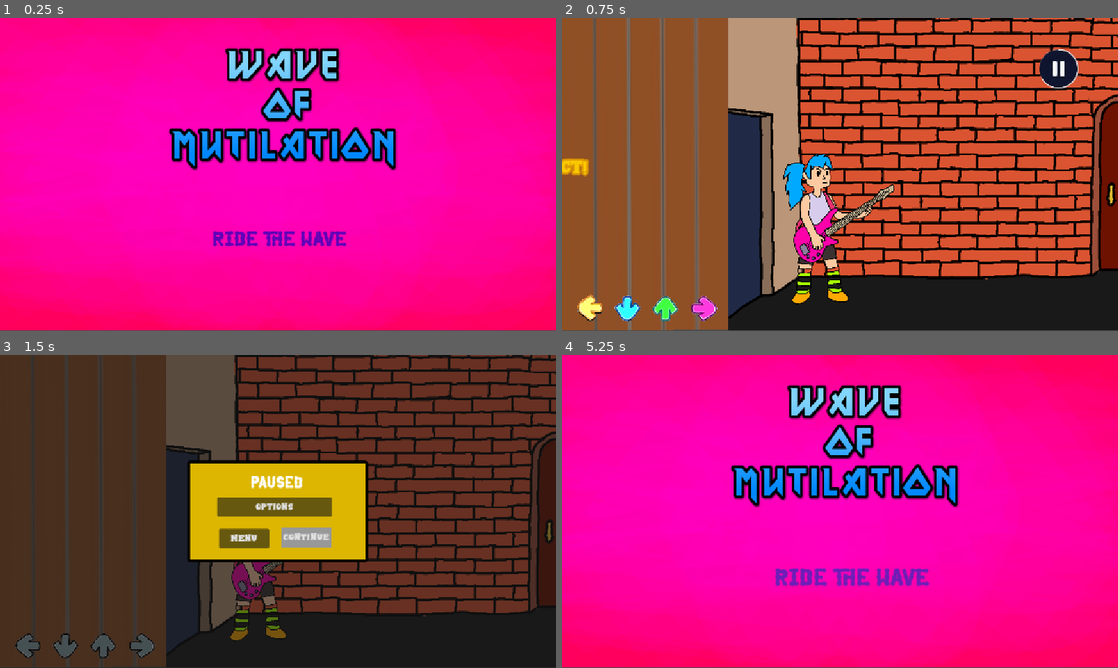
Above: before the commit, frames 1-4 (two rows, left to right).
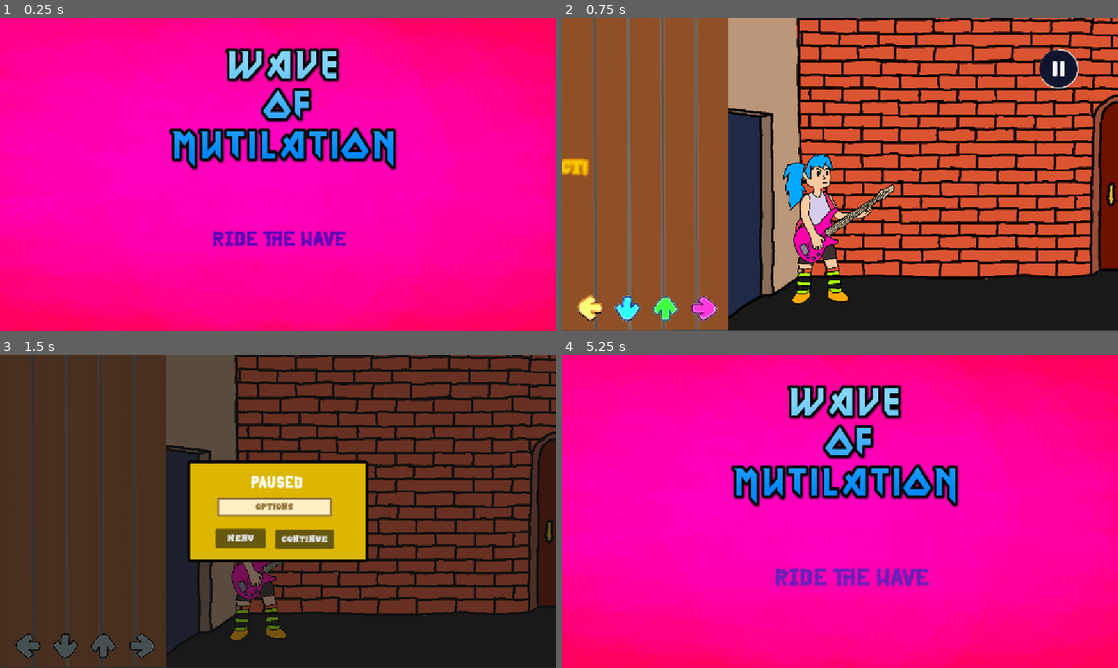
Above: after the commit, the same moments.

Repository: sofiamatosg/Wave-of-Mutilation
Game: Godot game, scene res://levels/main.tscn
Same seed, same stepped clock (60 frames per second), same inputs: the game is played once before the commit and once after it.
Inputs (mouse positions are in pixels of both pictures, inside the frame that each line leads up to):
- Up to frame 1 (0.25 s): no input
- Up to frame 2 (0.75 s): click "Ride the wave" at 0.5 s
- Up to frame 3 (1.5 s): click (500, 405) at 1.25 s
- Up to frame 4 (5.25 s): click "Menu" at 2 s; tap Enter at 2.75, 4.25 s; move the mouse to (962, 495) at 2.77 s; hold F (button_right) 2.78-3.53 s; tap Space at 3.5, 5 s; move the mouse to (728, 527) at 3.52 s; hold S (button_down) 3.53-4.28 s; move the mouse to (895, 442) at 4.27 s; hold F (button_right) 4.28-5.03 s; move the mouse to (812, 574) at 5.02 s; hold D (button_up) from 5.03 s (still down)

The runs differ from the first frame. In frame 1, 0.2% of the frame differs, in the area x 0-100%, y 99-100%; in frame 2, nothing differs; in frame 3, 2.1%, in the area x 38-61%, y 45-62%; in frame 4, 0.2%.
Error after the commit: Parse Error: Expected signal or coroutine after "await". (res://objects/enemy.gd:13)

Commit message:
Pretty UI/ Death

Diff:
--- a/levels/game_ui.tscn
+++ b/levels/game_ui.tscn
@@ -8,11 +8,27 @@
 [ext_resource type="Texture2D" uid="uid://cr0byauptbsaw" path="res://art/pause.png" id="5_v1qec"]
 [ext_resource type="Script" uid="uid://bg3m2308rdw76" path="res://levels/music_slider.gd" id="6_p3b1a"]
 [ext_resource type="FontFile" uid="uid://d13x2o4ktjilu" path="res://art/RockBoys-7BajD.ttf" id="7_p3vix"]
+[ext_resource type="Script" uid="uid://b2qh11q0qtjiw" path="res://levels/lost.gd" id="9_fcmbl"]
+
+[sub_resource type="StyleBoxFlat" id="StyleBoxFlat_fcmbl"]
+bg_color = Color(1, 0.882353, 0.584314, 0.996078)
+border_width_left = 4
+border_width_top = 4
+border_width_right = 4
+border_width_bottom = 4
+border_color = Color(0.576471, 0.462745, 0.231373, 1)
 
 [sub_resource type="StyleBoxFlat" id="StyleBoxFlat_p3vix"]
 bg_color = Color(1, 0.933333, 0.768627, 1)
-
-[sub_resource type="StyleBoxFlat" id="StyleBoxFlat_fcmbl"]
+border_width_left = 4
+border_width_top = 4
+border_width_right = 4
+border_width_bottom = 4
+border_color = Color(0.576471, 0.462745, 0.231373, 1)
+corner_radius_top_left = 3
+corner_radius_top_right = 3
+corner_radius_bottom_right = 3
+corner_radius_bottom_left = 3
 
 [sub_resource type="StyleBoxFlat" id="StyleBoxFlat_k3x48"]
 bg_color = Color(0.866667, 0.717647, 0, 1)
@@ -32,6 +48,14 @@
 [sub_resource type="StyleBoxFlat" id="StyleBoxFlat_p3b1a"]
 bg_color = Color(0.431373, 0.121569, 0.721569, 1)
 
+[sub_resource type="StyleBoxFlat" id="StyleBoxFlat_ufduk"]
+bg_color = Color(1, 0.933333, 0.768627, 1)
+border_width_left = 4
+border_width_top = 4
+border_width_right = 4
+border_width_bottom = 4
+border_color = Color(0.576471, 0.462745, 0.231373, 1)
+
 [node name="GameUI" type="Control"]
 layout_mode = 3
 anchors_preset = 15
@@ -114,16 +138,20 @@
 offset_top = 295.0
 offset_right = 690.0
 offset_bottom = 335.0
-theme_override_fonts/font = ExtResource("7_p3vix")
+theme_override_colors/icon_normal_color = Color(0, 0, 0.988235, 1)
+theme_override_colors/font_color = Color(0.57656, 0.463131, 0.231622, 1)
+theme_override_fonts/font = ExtResource("7_p3vix")
+theme_override_styles/hover_mirrored = SubResource("StyleBoxFlat_fcmbl")
+theme_override_styles/normal = SubResource("StyleBoxFlat_p3vix")
 text = "Options"
 
 [node name="MenuButton" type="Button" parent="CanvasLayer/Pause/PausePanel"]
 process_mode = 3
 z_index = 1
 layout_mode = 2
-offset_left = 456.0
+offset_left = 449.0
 offset_top = 360.0
-offset_right = 560.0
+offset_right = 553.0
 offset_bottom = 400.0
 theme_override_fonts/font = ExtResource("7_p3vix")
 text = "Menu"
@@ -132,14 +160,11 @@
 process_mode = 3
 z_index = 1
 layout_mode = 2
-offset_left = 585.0
-offset_top = 358.0
-offset_right = 688.0
-offset_bottom = 398.0
-theme_override_colors/icon_normal_color = Color(1, 0.933333, 0.768627, 1)
-theme_override_fonts/font = ExtResource("7_p3vix")
-theme_override_styles/normal_mirrored = SubResource("StyleBoxFlat_p3vix")
-theme_override_styles/normal = SubResource("StyleBoxFlat_fcmbl")
+offset_left = 573.0
+offset_top = 362.0
+offset_right = 694.0
+offset_bottom = 402.0
+theme_override_fonts/font = ExtResource("7_p3vix")
 text = "Continue"
 
 [node name="BackPanel" type="Panel" parent="CanvasLayer/Pause"]
@@ -160,6 +185,7 @@
 
 [node name="OptionsPanel" type="Panel" parent="CanvasLayer/Pause"]
 process_mode = 3
+process_priority = 1
 visible = false
 z_index = -1
 offset_left = -13.0
@@ -226,9 +252,75 @@
 flat = true
 expand_icon = true
 
+[node name="Lost" type="Node" parent="CanvasLayer"]
+script = ExtResource("9_fcmbl")
+
+[node name="LostPanel" type="Panel" parent="CanvasLayer/Lost"]
+visible = false
+offset_left = -5.0
+offset_top = -10.0
+offset_right = 1161.0
+offset_bottom = 660.0
+
+[node name="RichTextLabel" type="RichTextLabel" parent="CanvasLayer/Lost/LostPanel"]
+z_index = 1
+layout_mode = 0
+offset_left = 520.0
+offset_top = 257.0
+offset_right = 663.0
+offset_bottom = 292.0
+theme_override_fonts/normal_font = ExtResource("5_p3b1a")
+theme_override_font_sizes/normal_font_size = 30
+text = "You lost"
+
+[node name="RestartButton" type="Button" parent="CanvasLayer/Lost/LostPanel"]
+process_mode = 3
+z_index = 1
+layout_mode = 0
+offset_left = 501.0
+offset_top = 302.0
+offset_right = 676.0
+offset_bottom = 353.0
+theme_override_colors/font_color = Color(0.576471, 0.462745, 0.231373, 1)
+theme_override_fonts/font = ExtResource("7_p3vix")
+theme_override_styles/normal = SubResource("StyleBoxFlat_ufduk")
+text = "Restart"
+
+[node name="ExitButton" type="Button" parent="CanvasLayer/Lost/LostPanel"]
+process_mode = 3
+z_index = 1
+layout_mode = 0
+offset_left = 501.0
+offset_top = 365.0
+offset_right = 676.0
+offset_bottom = 416.0
+theme_override_colors/font_color = Color(0.576471, 0.462745, 0.231373, 1)
+theme_override_fonts/font = ExtResource("7_p3vix")
+theme_override_styles/normal = SubResource("StyleBoxFlat_ufduk")
+text = "Exit
+"
+
+[node name="BackLostPanel" type="Panel" parent="CanvasLayer/Lost"]
+unique_name_in_owner = true
+visible = false
+anchors_preset = 8
+anchor_left = 0.5
+anchor_top = 0.5
+anchor_right = 0.5
+anchor_bottom = 0.5
+offset_left = -189.5
+offset_top = -106.0
+offset_right = 185.5
+offset_bottom = 104.0
+grow_horizontal = 2
+grow_vertical = 2
+theme_override_styles/panel = SubResource("StyleBoxFlat_k3x48")
+
 [connection signal="pressed" from="CanvasLayer/Pause/PausePanel/OptionsButton" to="CanvasLayer/Pause" method="_on_options_button_pressed"]
 [connection signal="pressed" from="CanvasLayer/Pause/PausePanel/MenuButton" to="CanvasLayer/Pause" method="_on_menu_button_pressed"]
 [connection signal="pressed" from="CanvasLayer/Pause/PausePanel/ContinueButton" to="CanvasLayer/Pause" method="_on_continue_button_pressed"]
 [connection signal="value_changed" from="CanvasLayer/Pause/OptionsPanel/MusicSlider" to="CanvasLayer/Pause/OptionsPanel/MusicSlider" method="_on_value_changed"]
 [connection signal="pressed" from="CanvasLayer/Pause/OptionsPanel/BackButton" to="CanvasLayer/Pause" method="_on_back_button_pressed"]
 [connection signal="pressed" from="CanvasLayer/PauseButton" to="CanvasLayer/Pause" method="_on_pause_button_pressed"]
+[connection signal="pressed" from="CanvasLayer/Lost/LostPanel/RestartButton" to="CanvasLayer/Lost" method="_on_restart_button_pressed"]
+[connection signal="pressed" from="CanvasLayer/Lost/LostPanel/ExitButton" to="CanvasLayer/Lost" method="_on_exit_button_pressed"]
--- /dev/null
+++ b/levels/lost.gd
@@ -0,0 +1,31 @@
+extends Node
+
+@onready var lost_panel: Panel = $LostPanel
+@onready var restart_button: Button = $LostPanel/RestartButton
+@onready var exit_button: Button = $LostPanel/ExitButton
+@onready var back_lost_panel: Panel = %BackLostPanel
+
+
+
+# Called when the node enters the scene tree for the first time.
+func _ready() -> void:
+	back_lost_panel.mouse_filter = Control.MOUSE_FILTER_IGNORE
+	Signals.Lost.connect(Lost)
+
+func Lost():
+	get_tree().paused = true
+	lost_panel.show()
+	back_lost_panel.show()
+
+func _on_exit_button_pressed() -> void:
+	get_tree().paused = false
+	lost_panel.hide()
+	back_lost_panel.hide()
+	get_tree().change_scene_to_file("res://levels/main.tscn")
+
+
+func _on_restart_button_pressed() -> void:
+	get_tree().paused = false
+	lost_panel.hide()
+	back_lost_panel.hide()
+	get_tree().reload_current_scene()
--- a/levels/main.tscn
+++ b/levels/main.tscn
@@ -11,8 +11,8 @@
 [node name="Camera2D" type="Camera2D" parent="."]
 
 [node name="TextureRect2" type="Sprite2D" parent="."]
-position = Vector2(-2.37518, -0.999969)
-scale = Vector2(0.166369, 0.16146)
+position = Vector2(-2.37518, 1.99966)
+scale = Vector2(0.166369, 0.162959)
 texture = ExtResource("2_5k4jt")
 
 [node name="RichTextLabel" type="RichTextLabel" parent="."]
--- a/objects/enemy.gd
+++ b/objects/enemy.gd
@@ -10,8 +10,14 @@
 
 	var anim = $AnimationPlayer.get_animation("enemy_walk")
 	$AnimationPlayer.play("enemy_walk")
+	await.get_tree()
 	anim.loop_mode = Animation.LOOP_LINEAR
 
+func _process(delta):
+	print(global_position.x)
+	if global_position.x <=50:
+		print("tchi tchi")
+		Signals.Lost.emit()
 func DecreaseLife (damage: int):
 	health -= damage
 	print(health)
--- a/objects/signals.gd
+++ b/objects/signals.gd
@@ -2,6 +2,7 @@
 
 signal IncrementScore(incr: int)
 
+signal Lost()
 signal IncrementCombo()
 signal ResetCombo()
 signal DecreaseLife (damage: int)
Not shown: 1 places in levels/game_ui.tscn that only renumber resources
Not shown, added: levels/lost.gd.uid
